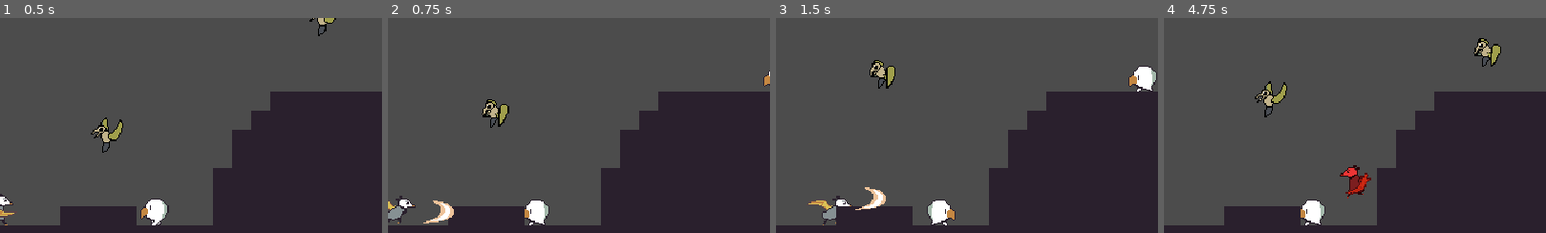
Above: before the commit, frames 1-4 (left to right).
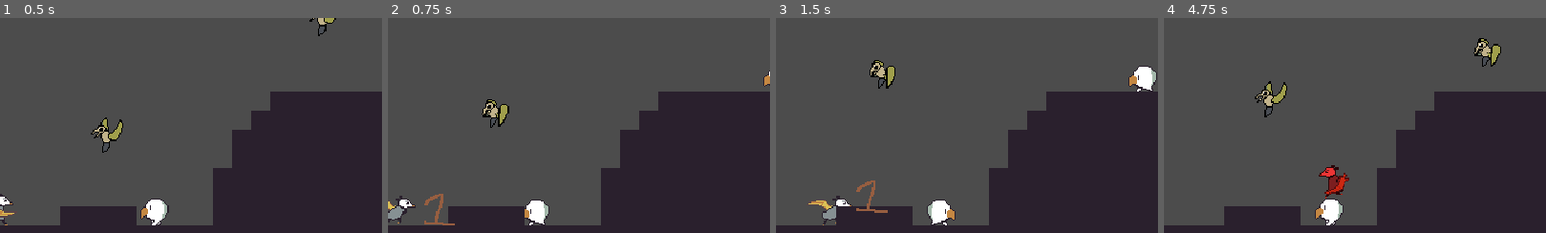
Above: after the commit, the same moments.

Repository: andhedrew/Didelphis
Game: Godot game, scene res://World.tscn
Same seed, same stepped clock (60 frames per second), same inputs: the game is played once before the commit and once after it. Sound files missing from this copy of the repository are replaced by a short silence.
Inputs:
- Up to frame 1 (0.5 s): no input
- Up to frame 2 (0.75 s): hold D (right) from 0.53 s (still down); tap X (attack) at 0.6 s
- Up to frame 3 (1.5 s): keep holding D (right); tap Z (jump) at 0.77 s; tap X (attack) at 1.35 s
- Up to frame 4 (4.75 s): tap Z (jump) at 1.52, 3.02, 3.77, 4.52 s; release D (right) at 2.03 s; hold A (left) 2.03-2.78 s; tap X (attack) every 0.75 s from 2.1 to 4.35 s; hold D (right) 2.78-4.28 s; hold A (left) from 4.28 s (still down)
The pictures show only the part of the screen within x 50-100%, y 15-65%; the shares and areas given below are measured in that part.

Frame 1 is identical in both runs. In frame 2, 0.6% of the frame differs, in the area x 9-18%, y 81-97%; in frame 3, 0.5%; in frame 4, 2.3%, in the area x 35-55%, y 68-97%.

Commit message:
Bullet flipping properly

Diff:
--- a/Weapon.gd
+++ b/Weapon.gd
@@ -30,6 +30,7 @@
 	if facing == Enums.Facing.LEFT:
 		xspeed = bullet.speed * -transform.x.x
 		bullet.rotation_degrees = 180
+		bullet.scale.y = -1
 	elif facing == Enums.Facing.RIGHT:
 		xspeed = bullet.speed * transform.x.x
 		bullet.rotation_degrees = 0
--- a/Weapons/Projectiles/projectile.gd
+++ b/Weapons/Projectiles/projectile.gd
@@ -1,33 +1,42 @@
 extends KinematicBody2D
 
+export(Texture) var bullet_sprite
 export(int) var damage
 export(float) var speed
 export(bool) var track_lifespan
 export(float) var lifespan
 onready var hitbox := get_node("Hitbox")
+onready var sprite_node := $Model/BulletSprite
+onready var muzzle_sprite_node := $Model/MuzzleFlashSprite
 
 var velocity := Vector2.ZERO
 var lifespan_tracker := 0.0
-var set_up_hitbox := false
+var set_up_hitbox_and_animation := false
+onready var animation_player := $Model/AnimationPlayer
 
 func _ready():
+	#var h_frame_width: float = bullet_sprite.width/32
 	lifespan_tracker = lifespan * 60
-	$AnimatedSprite.frame = 0
-	$AnimatedSprite.play("default")
+	sprite_node.texture = bullet_sprite
+	sprite_node.hframes = bullet_sprite.get_width()/32
+	muzzle_sprite_node.texture = bullet_sprite
+	muzzle_sprite_node.hframes = bullet_sprite.get_width()/32
 
 
 func _physics_process(delta):
 	move_and_collide(velocity)
-	if not set_up_hitbox:
+	if not set_up_hitbox_and_animation:
+		animation_player.play("bullet")
 		hitbox.set_collision_layer(get_collision_layer())
 		hitbox.set_collision_mask(get_collision_mask())
-		set_up_hitbox = true
+		set_up_hitbox_and_animation = true
 
 
 	if track_lifespan:
 		lifespan_tracker -= 1
 		if lifespan_tracker < 0:
 			queue_free()
-	else:
-		yield($AnimatedSprite, "animation_finished")
-		queue_free()
+
+
+func _queue_free():
+	queue_free()
--- a/Weapons/Projectiles/projectile.tscn
+++ b/Weapons/Projectiles/projectile.tscn
@@ -1,43 +1,50 @@
-[gd_scene load_steps=9 format=2]
+[gd_scene load_steps=7 format=2]
 
-[ext_resource path="res://Sprites/vfx.png" type="Texture" id=1]
+[ext_resource path="res://Sprites/swoosh.png" type="Texture" id=1]
 [ext_resource path="res://Weapons/Projectiles/projectile.gd" type="Script" id=2]
 [ext_resource path="res://Hitboxes/Hitbox.tscn" type="PackedScene" id=3]
-
-[sub_resource type="AtlasTexture" id=5]
-atlas = ExtResource( 1 )
-region = Rect2( 0, 0, 32, 32 )
-
-[sub_resource type="AtlasTexture" id=6]
-atlas = ExtResource( 1 )
-region = Rect2( 32, 0, 32, 32 )
-
-[sub_resource type="AtlasTexture" id=7]
-atlas = ExtResource( 1 )
-region = Rect2( 64, 0, 32, 32 )
-
-[sub_resource type="SpriteFrames" id=3]
-animations = [ {
-"frames": [ SubResource( 5 ), SubResource( 6 ), SubResource( 7 ) ],
-"loop": true,
-"name": "default",
-"speed": 12.0
-} ]
+[ext_resource path="res://Sprites/testattack.png" type="Texture" id=4]
 
 [sub_resource type="CircleShape2D" id=4]
 radius = 15.0333
+
+[sub_resource type="Animation" id=8]
+resource_name = "bullet"
+tracks/0/type = "value"
+tracks/0/path = NodePath("Model/BulletSprite:frame")
+tracks/0/interp = 1
+tracks/0/loop_wrap = true
+tracks/0/imported = false
+tracks/0/enabled = true
+tracks/0/keys = {
+"times": PoolRealArray( 0, 0.1, 0.2 ),
+"transitions": PoolRealArray( 1, 1, 1 ),
+"update": 1,
+"values": [ 0, 1, 2 ]
+}
+tracks/1/type = "method"
+tracks/1/path = NodePath(".")
+tracks/1/interp = 1
+tracks/1/loop_wrap = true
+tracks/1/imported = false
+tracks/1/enabled = true
+tracks/1/keys = {
+"times": PoolRealArray( 0.3 ),
+"transitions": PoolRealArray( 1 ),
+"values": [ {
+"args": [  ],
+"method": "_queue_free"
+} ]
+}
 
 [node name="Projectile" type="KinematicBody2D"]
 collision_layer = 0
 collision_mask = 0
 script = ExtResource( 2 )
+bullet_sprite = ExtResource( 4 )
 damage = 1
 speed = 4.0
 lifespan = 2.0
-
-[node name="AnimatedSprite" type="AnimatedSprite" parent="."]
-frames = SubResource( 3 )
-playing = true
 
 [node name="Hitbox" parent="." instance=ExtResource( 3 )]
 collision_layer = 0
@@ -47,4 +54,21 @@
 [node name="CollisionShape2D" parent="Hitbox" index="0"]
 shape = SubResource( 4 )
 
+[node name="Model" type="Node2D" parent="."]
+
+[node name="BulletSprite" type="Sprite" parent="Model"]
+texture = ExtResource( 1 )
+hframes = 3
+frame = 2
+
+[node name="MuzzleFlashSprite" type="Sprite" parent="Model"]
+hframes = 7
+
+[node name="AnimationPlayer" type="AnimationPlayer" parent="Model"]
+root_node = NodePath("../..")
+anims/bullet = SubResource( 8 )
+
+[node name="EffectsPlayer" type="AnimationPlayer" parent="Model"]
+root_node = NodePath("../..")
+
 [editable path="Hitbox"]
Binary file added: Sprites/basic_bullet.png
Not shown, changed: Sprites/basic_bullet.png.import
Binary file added: Sprites/swoosh.png
Not shown, added: Sprites/swoosh.png.import
Binary file added: Sprites/testattack.png
Not shown, added: Sprites/testattack.png.import
Binary file removed: Sprites/vfx.png
Binary file added: Sprites/yellow_bullet.png
Not shown, added: Sprites/yellow_bullet.png.import
